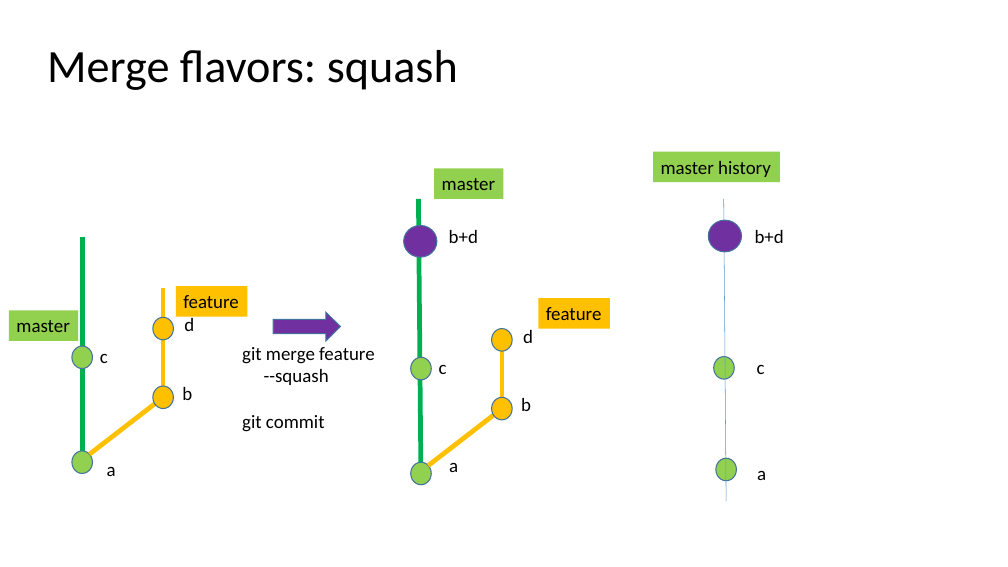
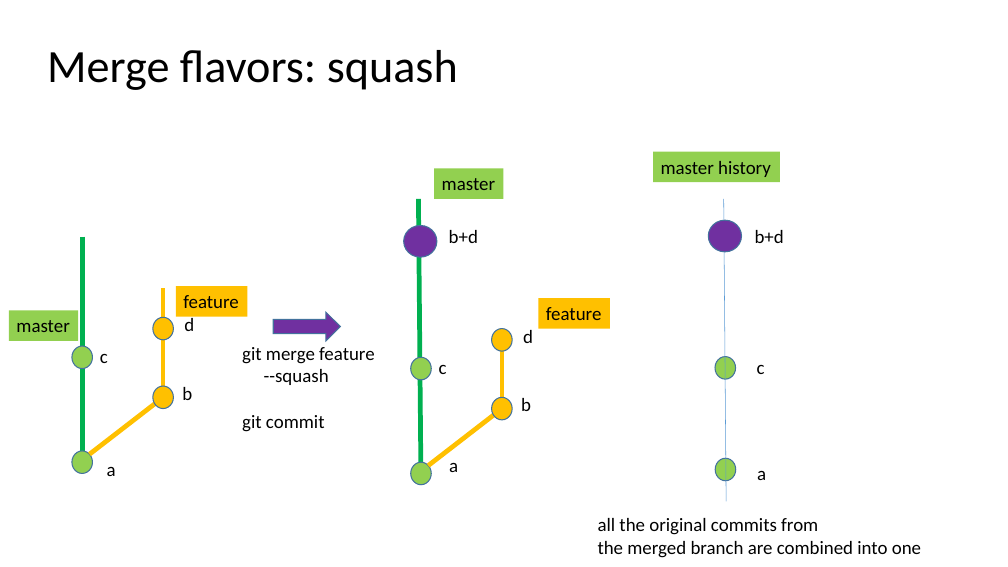
Before and after one commit to ogvolkov/git-101, a slide deck: slide 38 of git101.pptx (slide 24 before the commit). Drawn at 1008x567 pixels with LibreOffice and Linux fonts; fonts in the diff are those of the drawing. Boxes give left, top, right and bottom in pixels: in the first picture for what was removed or moved away, otherwise in the second. Text is boxed around its words. In the diff, an @@ line names an element or a change of style, - is before the commit and + after.

Commit message:
git internals with regard to branches

```diff
--- a/git101.pptx
+++ b/git101.pptx
@@ text added at bbox=[598, 518, 921, 558], 18 pt, text #000000 @@
+all the original commits from
+the merged branch are combined into one
```
Also in this commit, not shown: 4 other slides changed, 14 slides added.
